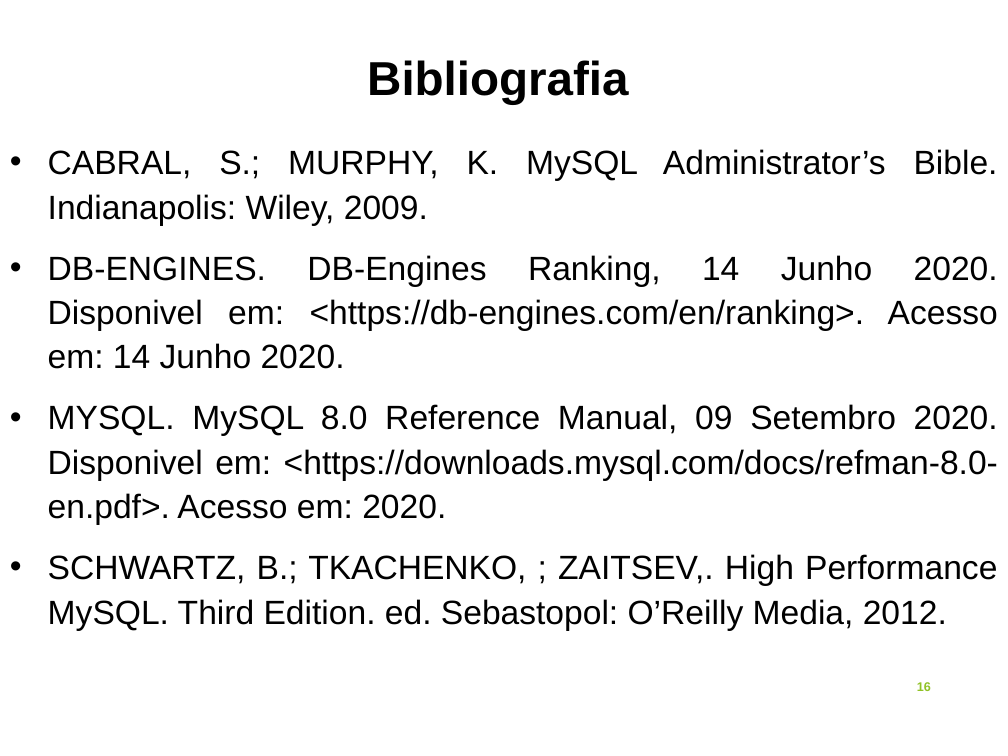
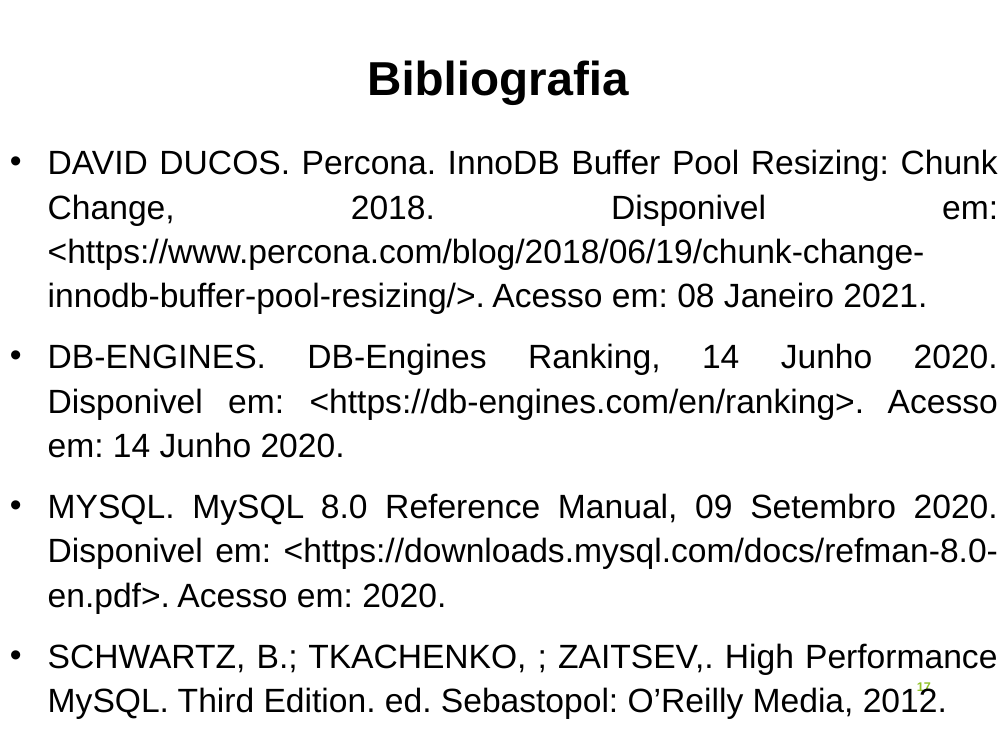
Before and after one commit to alexsandro-matias/TPC-H, a slide deck: slide 17 of final-doc/apresentacao-defesa-tcc.ppt (slide 16 before the commit). Drawn at 1008x756 pixels with LibreOffice and Linux fonts; fonts in the diff are those of the drawing. Boxes give left, top, right and bottom in pixels: in the first picture for what was removed or moved away, otherwise in the second. Text is boxed around its words. In the diff, an @@ line names an element or a change of style, - is before the commit and + after.

```diff
--- a/final-doc/apresentacao-defesa-tcc.ppt
+++ b/final-doc/apresentacao-defesa-tcc.ppt
@@ text at <box>48,149,998,314</box>: text changed @@
-• CABRAL, S.; MURPHY, K. MySQL Administrator’s Bible. Indianapolis: Wiley, 2009.
+• DAVID DUCOS. Percona. InnoDB Buffer Pool Resizing: Chunk Change, 2018. Disponivel em: <https://www.percona.com/blog/2018/06/19/chunk-change-innodb-buffer-pool-resizing/>. Acesso em: 08 Janeiro 2021.
@@ page number at <box>917,681,931,694</box>: text changed @@
-16
+17
```
Also in this commit, not shown: 7 other slides changed, 2 slides added, 3 other files.
